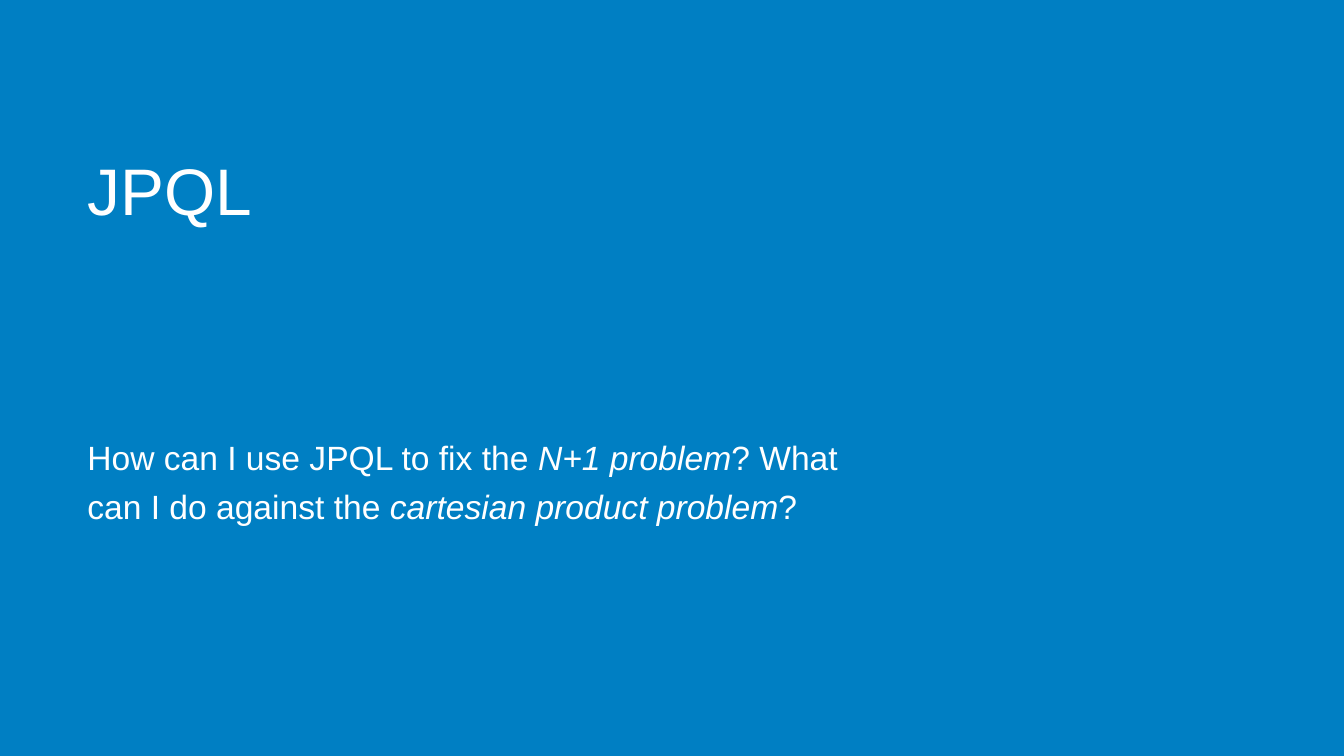
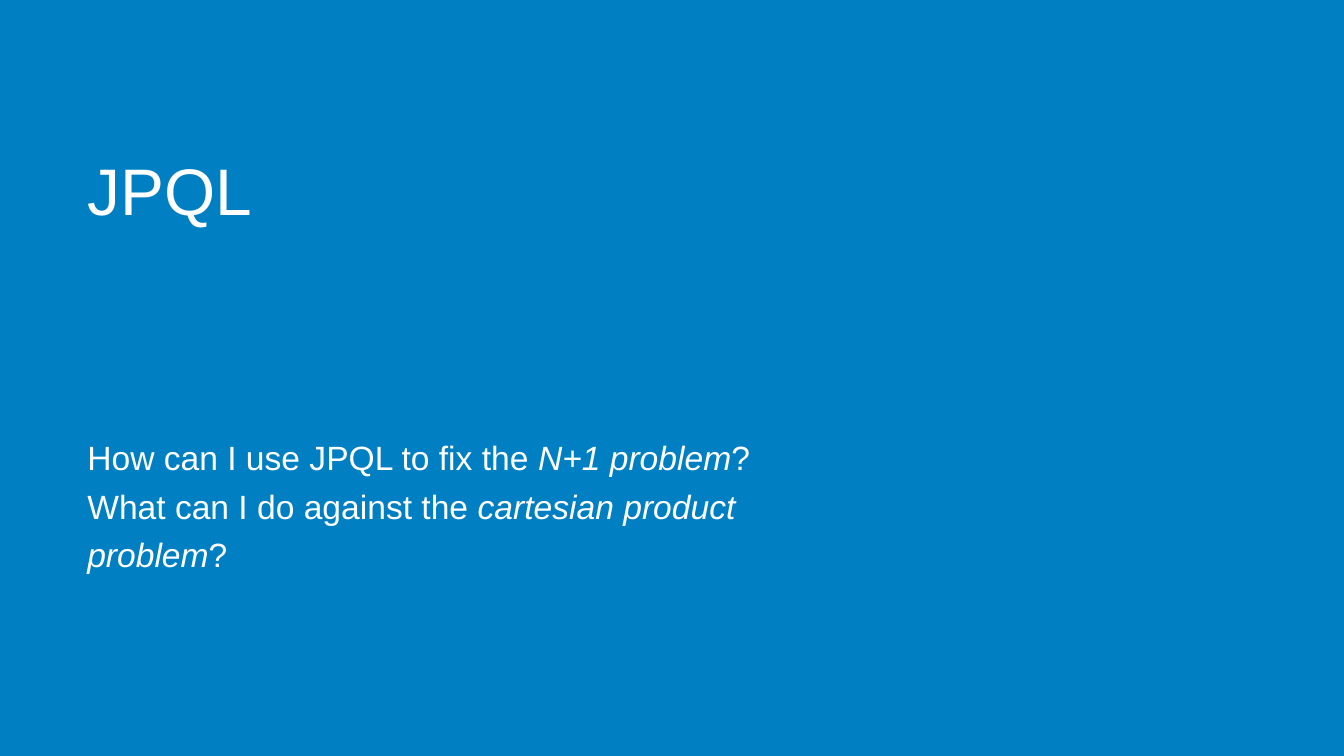
Before and after one commit to raoulvdberge/jpa-with-hibernate, a slide deck: slide 35 of slides.pptx. Drawn at 1344x756 pixels with LibreOffice and Linux fonts; fonts in the diff are those of the drawing; background and template pictures are left out. Boxes give left, top, right and bottom in pixels: in the first picture for what was removed or moved away, otherwise in the second. Text is boxed around its words. In the diff, an @@ line names an element or a change of style, - is before the commit and + after.

```diff
--- a/slides.pptx
+++ b/slides.pptx
@@ text at (x1=87, y1=445, x2=750, y2=574): text changed @@
-How can I use JPQL to fix the N+1 problem? What can I do against the cartesian product problem?
+How can I use JPQL to fix the N+1 problem?
+What can I do against the cartesian product problem?
```
Also in this commit, not shown: 22 other slides changed, 1 other file.
